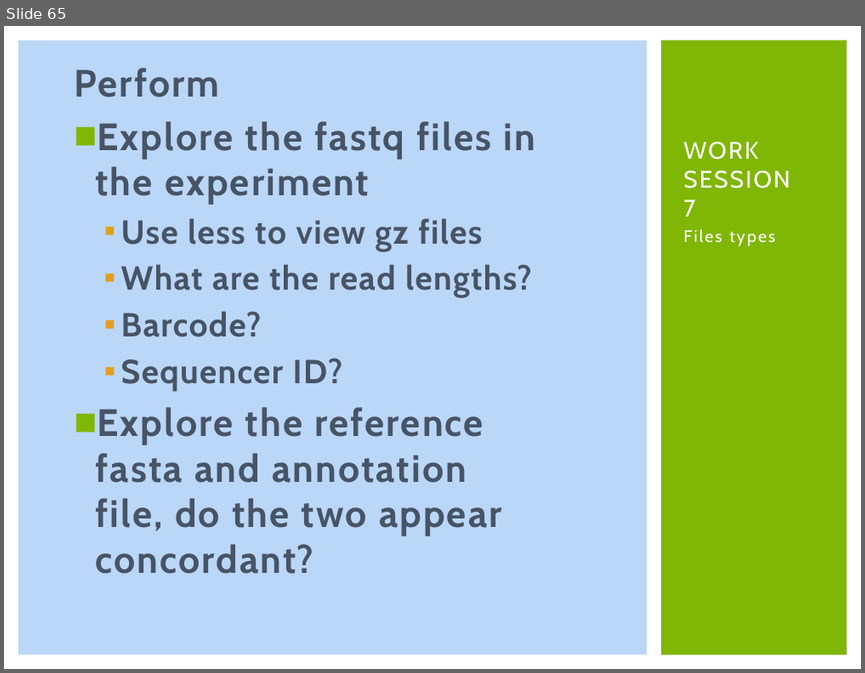
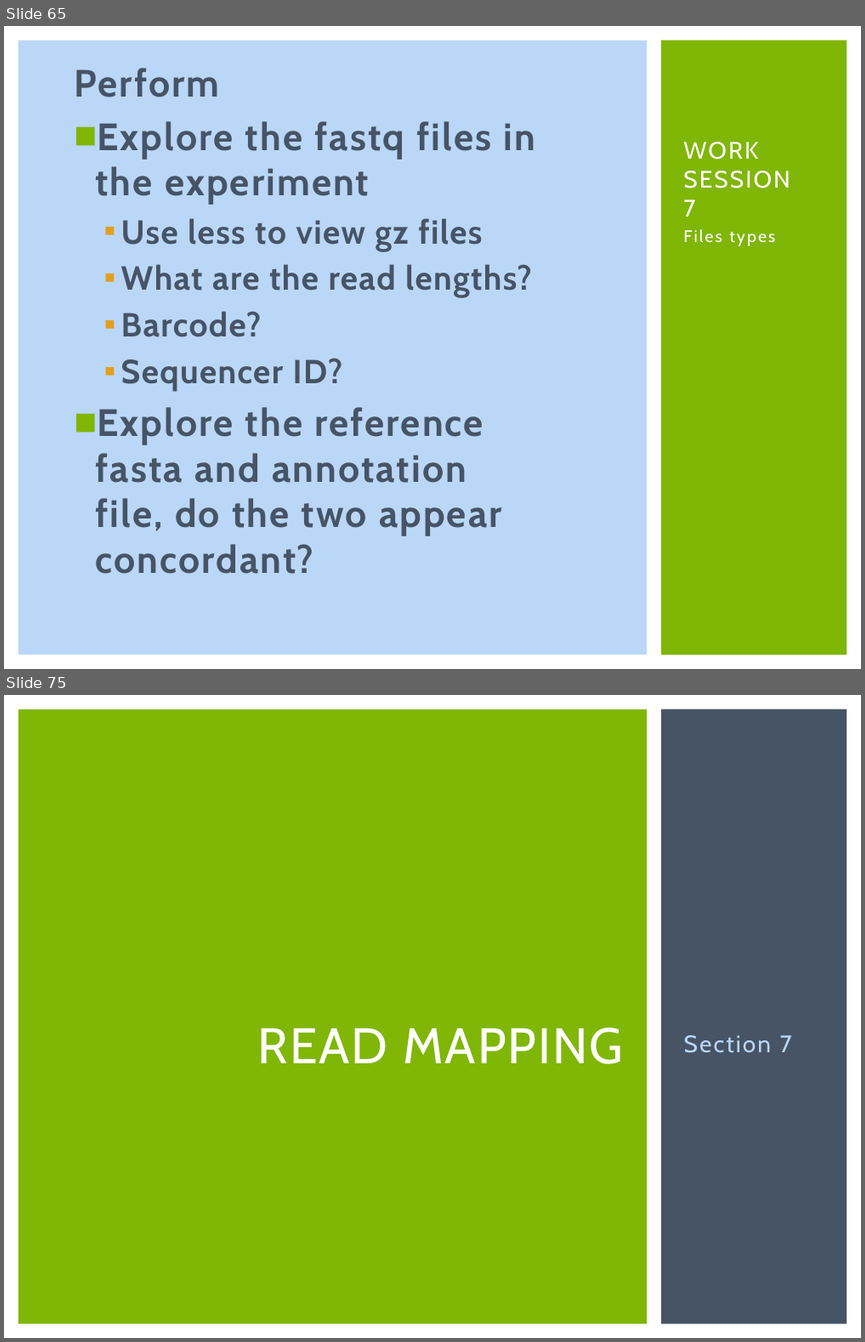
Before and after one commit to msettles/Workshop_RNAseq, a slide deck: powerpoints/RNA-seq-Piracicaba2015.pptx. Shown one above the other, each under a label of ours: slide 65 before the commit, slides 65 and 75 after it; the slides between them are not shown. The pictures are 865x673 and 865x1342 pixels, drawn with LibreOffice and Linux fonts; fonts in the diff are those of the drawing. Boxes give left, top, right and bottom in pixels: in the first picture for what was removed or moved away, otherwise in the second. Text is boxed around its words. In the diff, an @@ line names an element or a change of style, - is before the commit and + after.

```diff
--- a/powerpoints/RNA-seq-Piracicaba2015.pptx
+++ b/powerpoints/RNA-seq-Piracicaba2015.pptx
@@ slide 75 added at (x1=4, y1=695, x2=861, y2=1338), background #FFFFFF @@
@@ rectangle added at (x1=18, y1=709, x2=647, y2=1324), fill #80B606 @@
@@ rectangle added at (x1=661, y1=709, x2=847, y2=1324), fill #465466 @@
@@ title added at (x1=258, y1=1027, x2=623, y2=1064), 42 pt, text #FFFFFF @@
+READ MAPPING
@@ text added at (x1=684, y1=1035, x2=792, y2=1053), 20 pt, text #BBD7F8 @@
+Section 7
```
Also in this commit, not shown: 31 other slides added, 6 other files.
